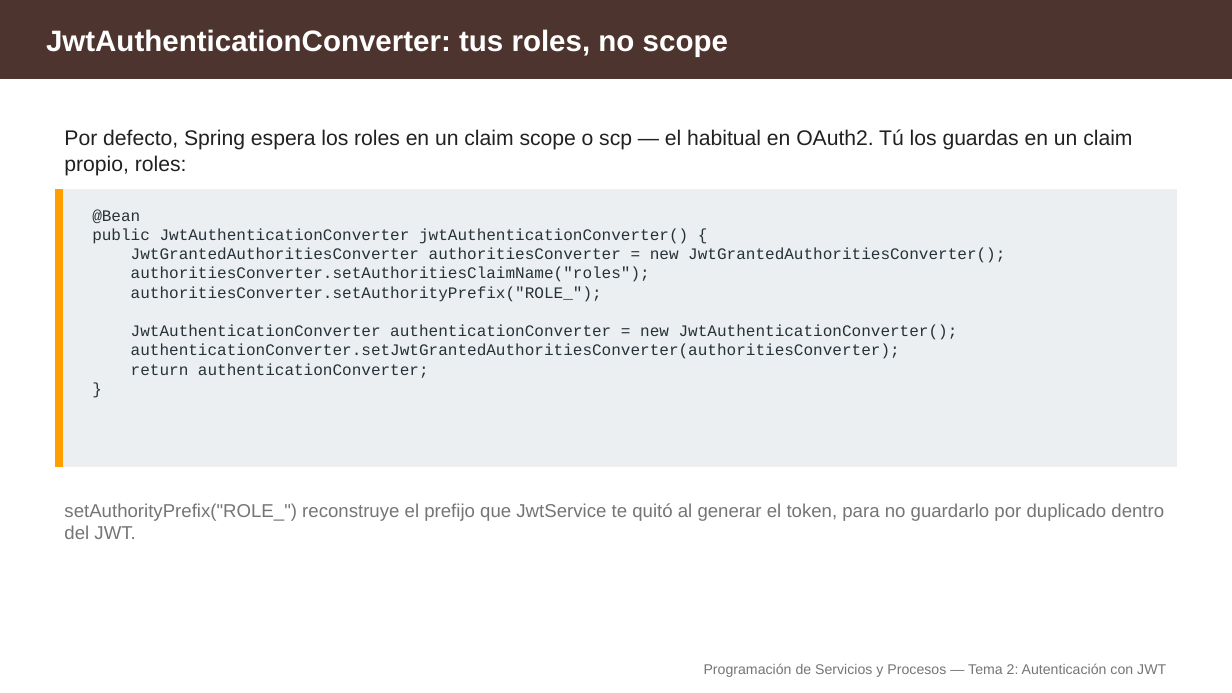
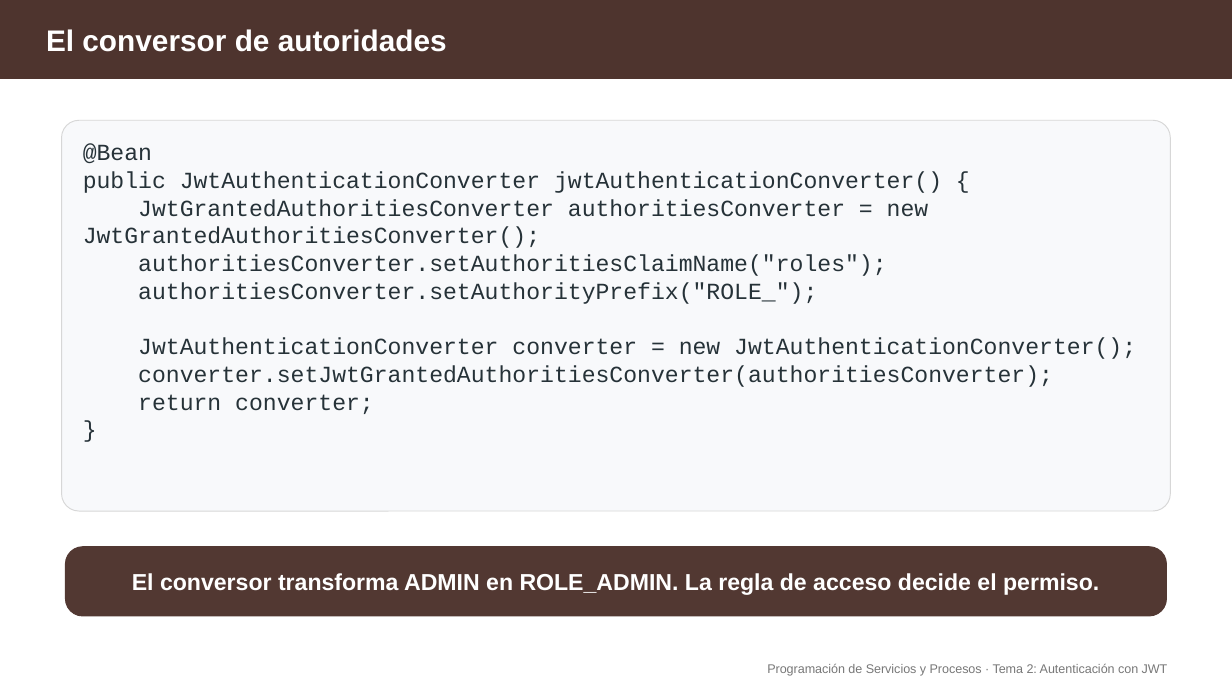
Before and after one commit to aitorventura/programacion-servicios-procesos, a slide deck: slide 15 of docs/tema2/diapositivas/autenticacion-jwt.pptx (slide 31 before the commit). Drawn at 1232x693 pixels with LibreOffice and Linux fonts; fonts in the diff are those of the drawing. Boxes give left, top, right and bottom in pixels: in the first picture for what was removed or moved away, otherwise in the second. Text is boxed around its words. In the diff, an @@ line names an element or a change of style, - is before the commit and + after.

Commit message:
imagenes tema2

```diff
--- a/docs/tema2/diapositivas/autenticacion-jwt.pptx
+++ b/docs/tema2/diapositivas/autenticacion-jwt.pptx
@@ text at (x1=46, y1=29, x2=447, y2=52): text changed; size 23 to 23.2 pt @@
-JwtAuthenticationConverter: tus roles, no scope
+El conversor de autoridades
@@ rounded rectangle added at (x1=62, y1=120, x2=1171, y2=511), fill #F8F9FB, outline #D7D7D7 0.75 pt @@
@@ text removed at (x1=64, y1=129, x2=1132, y2=176) @@
-Por defecto, Spring espera los roles en un claim scope o scp — el habitual en OAuth2. Tú los guardas en un claim propio, roles:
@@ text at (x1=83, y1=143, x2=942, y2=304): size 12.5 to 18 pt in "@Bean", "public JwtAuthenticationConverter jwtAuthenticationConverter ...", "JwtGrantedAuthoritiesConverter authoritiesConverter = new Jw ...", "authoritiesConverter.setAuthoritiesClaimName("roles");" and 2 more places @@
@@ text "@Bean" moved from (x1=92, y1=209, x2=1005, y2=378) to (x1=83, y1=143, x2=1136, y2=414) @@
@@ rectangle removed at (x1=55, y1=189, x2=1177, y2=467) @@
@@ rectangle removed at (x1=55, y1=189, x2=63, y2=467) @@
@@ text at (x1=138, y1=338, x2=1136, y2=414): text changed; size 12.5 to 18 pt @@
-JwtAuthenticationConverter authenticationConverter = new JwtAuthenticationConverter();
-authenticationConverter.setJwtGrantedAuthoritiesConverter(authoritiesConverter);
-return authenticationConverter;
+JwtAuthenticationConverter converter = new JwtAuthenticationConverter();
+converter.setJwtGrantedAuthoritiesConverter(authoritiesConverter);
+return converter;
@@ text removed at (x1=64, y1=503, x2=1164, y2=539) @@
-setAuthorityPrefix("ROLE_") reconstruye el prefijo que JwtService te quitó al generar el token, para no guardarlo por duplicado dentro del JWT.
@@ rounded rectangle added at (x1=66, y1=547, x2=1167, y2=616), fill #523832, outline #523832 0.75 pt @@
@@ text added at (x1=132, y1=573, x2=1099, y2=595), 18 pt, text #FFFFFF, bold @@
+El conversor transforma ADMIN en ROLE_ADMIN. La regla de acceso decide el permiso.
@@ text at (x1=767, y1=664, x2=1168, y2=676): text changed; size 11 to 9.8 pt; text colour #757575 to #787878 @@
-Programación de Servicios y Procesos — Tema 2: Autenticación con JWT
+Programación de Servicios y Procesos · Tema 2: Autenticación con JWT
```
Also in this commit, not shown: 10 other slides changed, 11 slides added, 27 slides removed, 16 other files.
